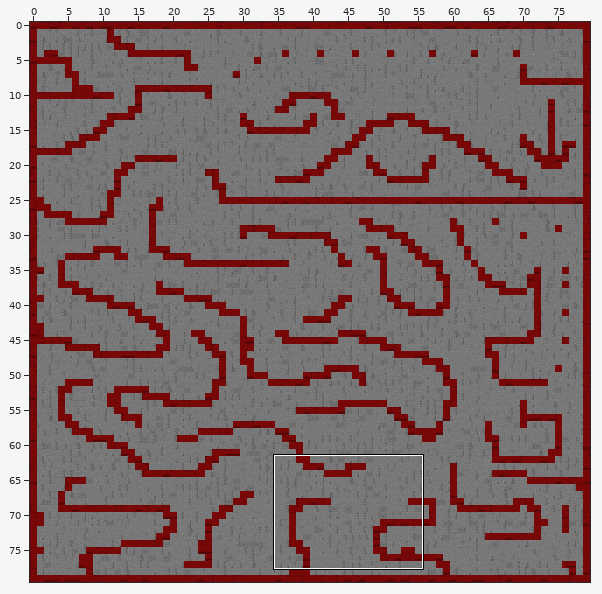
Tiled map, stored at LudumDare_DT/resources/tilesets/example.tmx. The picture above shows the old version from afar; the outline marks the close-up.
Close-up. Earlier state:
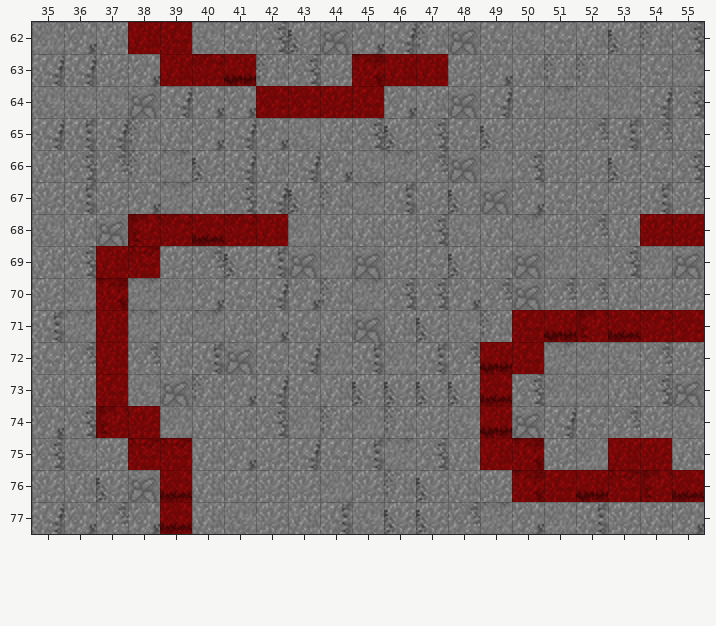
Cells are 32x32 px. Shown: x 35..55, y 62..77. The commit also changed other parts of the map, which this record leaves out.
After:
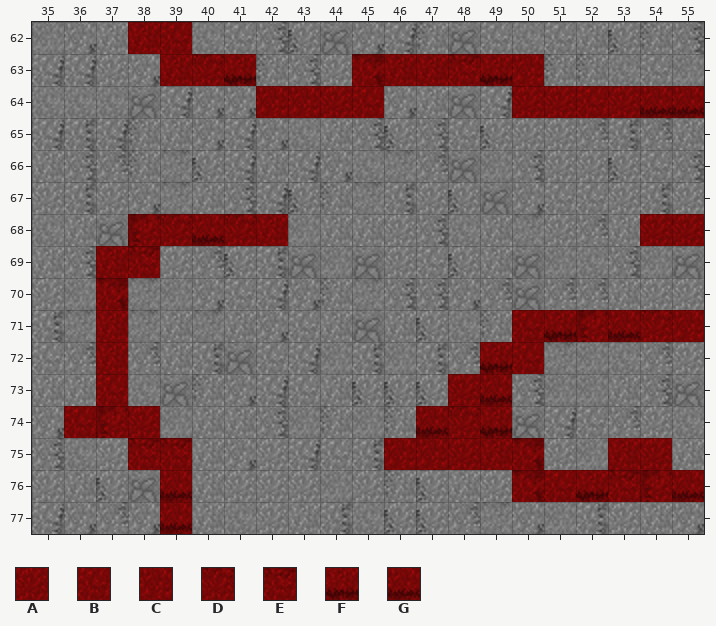
Key: from "someTilesInRed": A 0 "Floor", B 1 "Floor", C 13 "Floor", D 24 "Floor", E 25 "Floor", F 36 "Floor", G 37 "Floor".
_ is an empty cell.
Difference:
Layer "Foreground":
There is now tile A in row 64 at x 50 to 51 and 53; in row 73 at x 48; in row 75 at x 48.
There is now tile B in row 64 at x 52; in row 74 at x 36.
There is now tile C in row 63 at x 50; in row 75 at x 46 to 47.
There is now tile D in row 74 at x 48.
There is now tile E in row 63 at x 48.
There is now tile F in row 63 at x 49.
There is now tile G in row 64 at x 54 to 55; in row 74 at x 47.
Pixel boxes of the changes (left, top, right, bottom) in both close-ups:
added: (448, 54, 704, 118)
added: (384, 374, 480, 470)
added: (64, 406, 96, 438)
